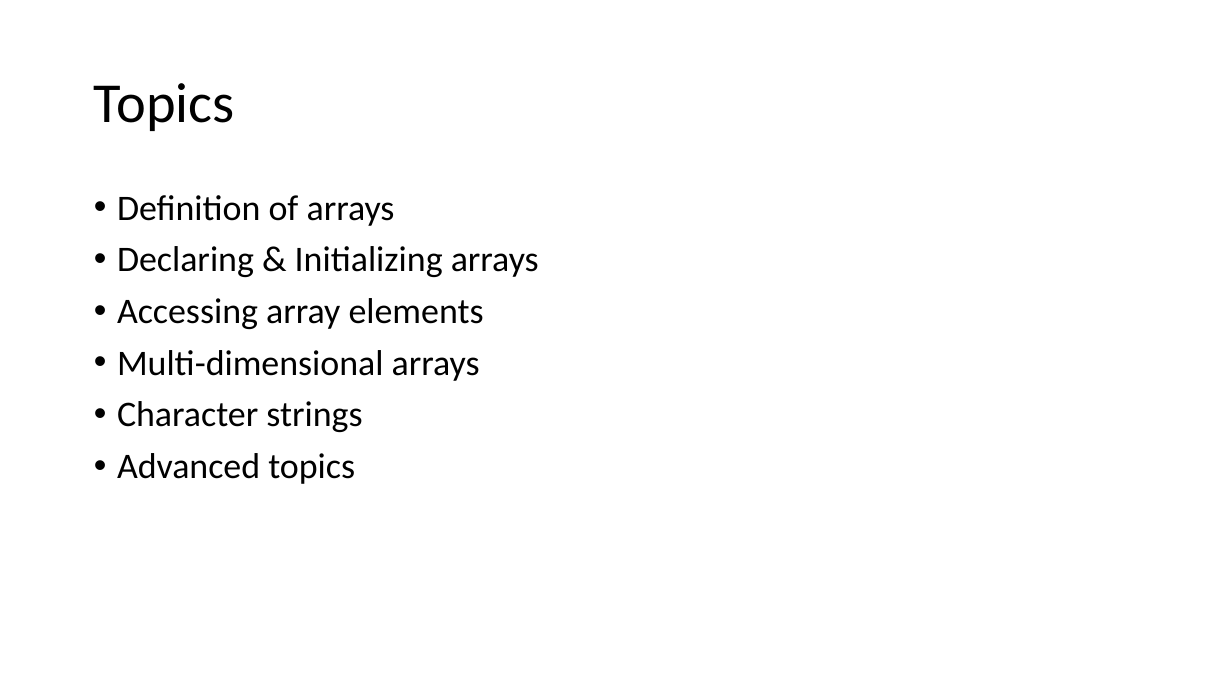
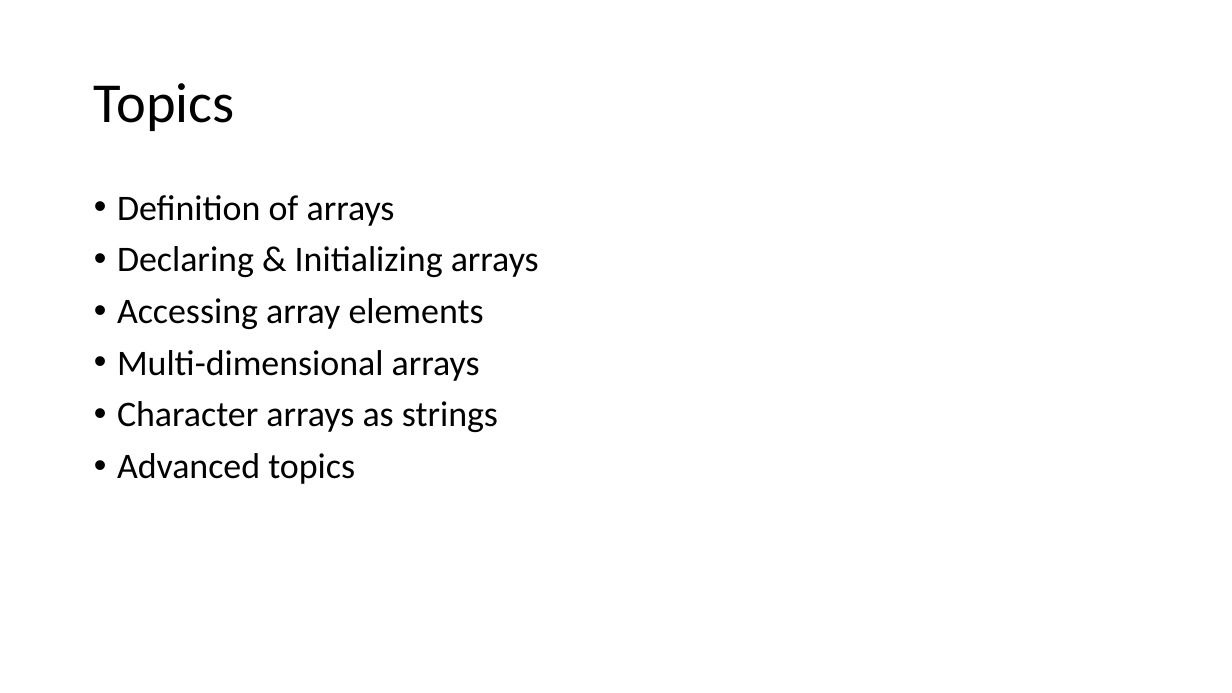
Before and after one commit to donaldsawyer/Demos, a slide deck: slide 2 of ARCC/intro_to_arrays_in_cpp/intro_to_arrays_in_cpp.pptx. Drawn at 1232x693 pixels with LibreOffice and Linux fonts; fonts in the diff are those of the drawing. Boxes give left, top, right and bottom in pixels: in the first picture for what was removed or moved away, otherwise in the second. Text is boxed around its words. In the diff, an @@ line names an element or a change of style, - is before the commit and + after.

Commit message:
fixed code error in ppt
Fixed a code error in the accessing arrays demo.  Added a second demo
with the examScores example.

```diff
--- a/ARCC/intro_to_arrays_in_cpp/intro_to_arrays_in_cpp.pptx
+++ b/ARCC/intro_to_arrays_in_cpp/intro_to_arrays_in_cpp.pptx
@@ text at (117,401,498,432): text changed @@
-• Character strings
+• Character arrays as strings
```
Also in this commit, not shown: 1 other slide changed, 1 slide added.
